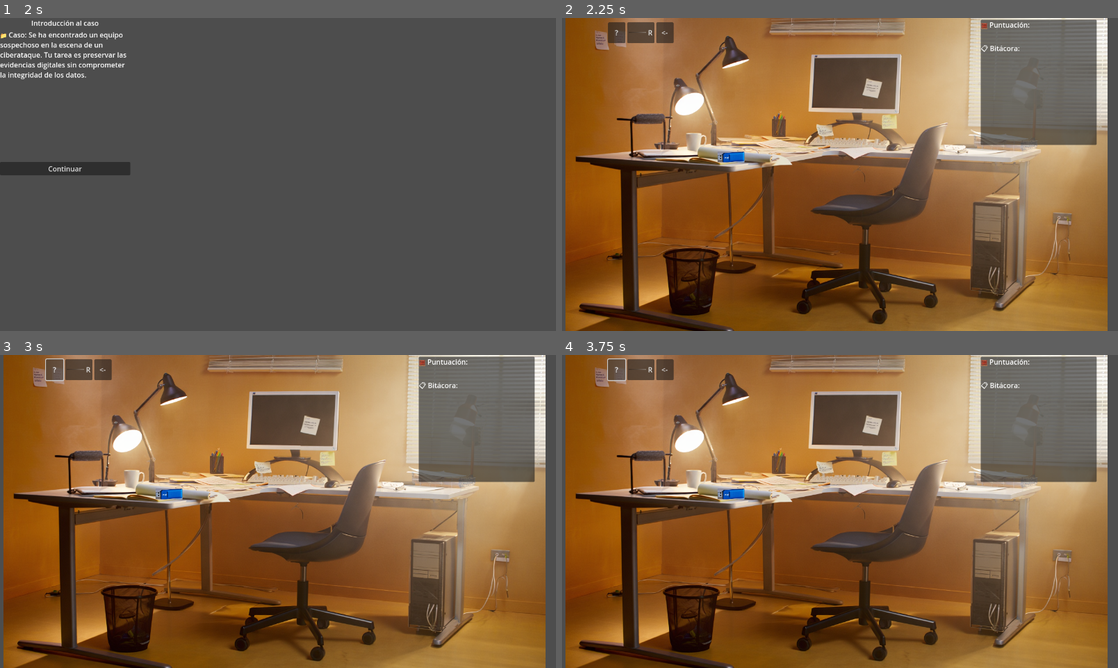
Above: before the commit, frames 1-4 (two rows, left to right).
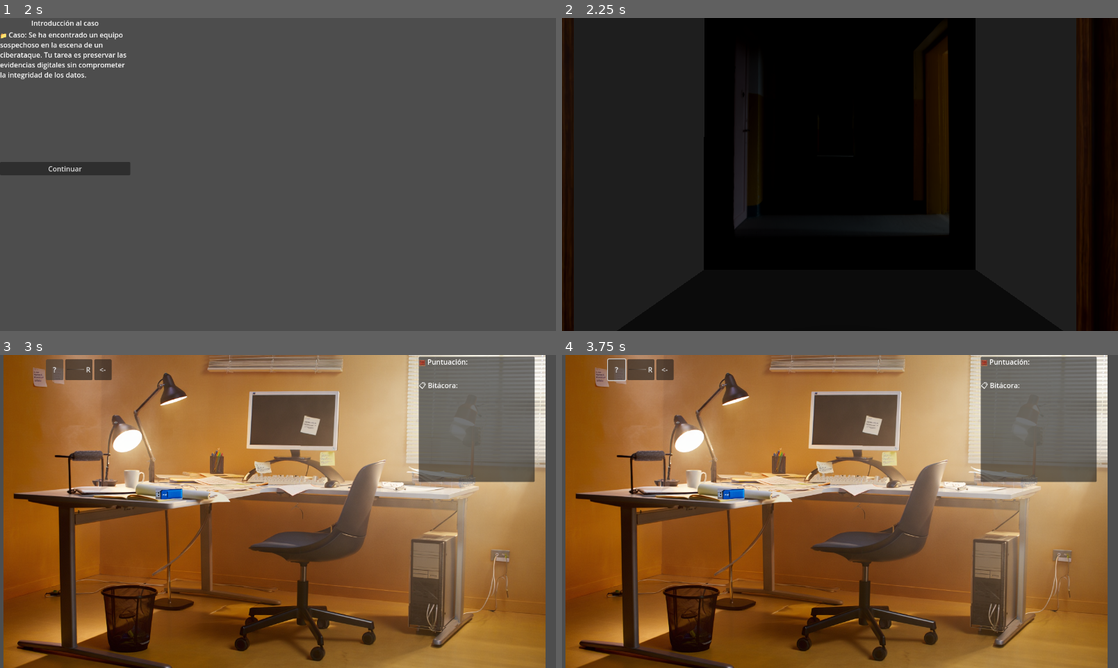
Above: after the commit, the same moments.

Repository: lalibre/Evidentia
Game: Godot game, scene res://Scenes/start_scene.tscn
The game is run twice, just before and just after one commit, with the same random seed, the same clock (stepped at 60 frames per second) and the same inputs.
Inputs (mouse positions are in pixels of both pictures, inside the frame that each line leads up to):
- Up to frame 1 (2 s): click (55, 58) at 0.52 s; type "Alex" at 0.6 s; click "Iniciar Juego" at 1.25 s
- Up to frame 2 (2.25 s): click "Continuar" at 2 s
- Up to frame 3 (3 s): click (55, 370) at 2.75 s, where only the run before the commit has a clickable "?"
- Up to frame 4 (3.75 s): click "?" at 3.5 s

Frame 1 is identical in both runs. In frame 2, 99% of the frame differs, in the area x 0-100%, y 0-100%; in frame 3, less than 0.1%; in frame 4, nothing differs.

Commit message:
Selector 3D
Escena 3D con selector para diferenciación de caso

Diff:
--- /dev/null
+++ b/Pivot.gd
@@ -0,0 +1,10 @@
+extends Node3D
+
+@export var rotation_speed := 0.005
+var dragging := false
+
+func _unhandled_input(event):
+	if event is InputEventMouseButton and event.button_index == MOUSE_BUTTON_LEFT:
+		dragging = event.pressed
+	elif event is InputEventMouseMotion and dragging:
+		rotation.y -= event.relative.x * rotation_speed
--- /dev/null
+++ b/SceneSelector3D.tscn
@@ -0,0 +1,53 @@
+[gd_scene load_steps=7 format=3 uid="uid://be15bfmrrc8kd"]
+
+[ext_resource type="Script" uid="uid://bl5sp3rea3seq" path="res://rotador_camara.gd" id="1_ha6jo"]
+[ext_resource type="Texture2D" uid="uid://72ogcbryej04" path="res://assets/background_selector.png" id="1_nsrcf"]
+[ext_resource type="Script" uid="uid://nsvr8yoresgk" path="res://scene_selector_3d.gd" id="1_xct72"]
+
+[sub_resource type="StandardMaterial3D" id="StandardMaterial3D_ha6jo"]
+albedo_texture = ExtResource("1_nsrcf")
+
+[sub_resource type="PlaneMesh" id="PlaneMesh_xct72"]
+
+[sub_resource type="BoxShape3D" id="BoxShape3D_j31k0"]
+size = Vector3(0.224869, 0.411194, 1)
+
+[node name="SceneSelector3D" type="Node3D"]
+script = ExtResource("1_xct72")
+
+[node name="Pivot" type="Node3D" parent="."]
+script = ExtResource("1_ha6jo")
+
+[node name="Camera3D" type="Camera3D" parent="Pivot"]
+transform = Transform3D(1, 0, 0, 0, 1, 0, 0, 0, 1, 0, 0, 1.5)
+current = true
+
+[node name="DirectionalLight3D" type="DirectionalLight3D" parent="."]
+
+[node name="Floor" type="MeshInstance3D" parent="."]
+transform = Transform3D(1, 0, 0, 0, 1, 0, 0, 0, 1, -0.0316116, 0, 0.000219941)
+material_override = SubResource("StandardMaterial3D_ha6jo")
+mesh = SubResource("PlaneMesh_xct72")
+
+[node name="DoorLeft" type="Node3D" parent="."]
+metadata/_edit_group_ = true
+
+[node name="StaticBody3D" type="StaticBody3D" parent="DoorLeft"]
+transform = Transform3D(0.999706, 0, -0.0242577, 0, 1, 0, 0.0242577, 0, 0.999706, 0, 0, 0)
+
+[node name="CollisionShape3D" type="CollisionShape3D" parent="DoorLeft/StaticBody3D"]
+transform = Transform3D(1, 0, 3.35276e-08, 0, 0.999826, 0.018639, -5.02914e-08, -0.018639, 0.999831, -0.172343, 0.00165125, 0.000459969)
+shape = SubResource("BoxShape3D_j31k0")
+
+[node name="Visual" type="MeshInstance3D" parent="DoorLeft"]
+
+[node name="DoorRight" type="Node3D" parent="."]
+metadata/_edit_group_ = true
+
+[node name="StaticBody3D" type="StaticBody3D" parent="DoorRight"]
+
+[node name="CollisionShape3D" type="CollisionShape3D" parent="DoorRight/StaticBody3D"]
+transform = Transform3D(1, 0, 0, 0, 0.999826, 0.018639, 0, -0.018639, 0.999826, 0.455625, -0.0961296, 0.0129164)
+shape = SubResource("BoxShape3D_j31k0")
+
+[node name="Visual" type="MeshInstance3D" parent="DoorRight"]
--- a/Scenes/GameScene_ComputerOff.tscn
+++ b/Scenes/GameScene_ComputerOff.tscn
@@ -1,6 +1,7 @@
-[gd_scene load_steps=16 format=3 uid="uid://bvijaj7p3u78f"]
+[gd_scene load_steps=17 format=3 uid="uid://bvijaj7p3u78f"]
 
 [ext_resource type="Texture2D" uid="uid://c5nkojvlegd80" path="res://assets/bg_computer_on.png" id="1_8rk4y"]
+[ext_resource type="Script" uid="uid://cbof3f5n81jqy" path="res://Scenes/game_scene_base.gd" id="1_fuvdj"]
 [ext_resource type="Script" uid="uid://8agdvscwih2x" path="res://scripts/evidencias/evidence_cpu.gd" id="2_el77p"]
 [ext_resource type="Texture2D" uid="uid://dg7m7plas2yx6" path="res://assets/cpu.png" id="3_5tv8x"]
 [ext_resource type="Script" uid="uid://d1ejug71y114r" path="res://scripts/evidencias/evidence_usb.gd" id="3_fubrg"]
@@ -32,6 +33,7 @@
 layout_mode = 3
 anchors_preset = 0
 mouse_filter = 2
+script = ExtResource("1_fuvdj")
 
 [node name="Background" type="TextureRect" parent="."]
 layout_mode = 0
--- /dev/null
+++ b/Scenes/SceneSelector3D.gd
@@ -0,0 +1,11 @@
+extends Node3D
+
+
+# Called when the node enters the scene tree for the first time.
+func _ready() -> void:
+	pass # Replace with function body.
+
+
+# Called every frame. 'delta' is the elapsed time since the previous frame.
+func _process(delta: float) -> void:
+	pass
--- /dev/null
+++ b/Scenes/game_scene_base.gd
@@ -0,0 +1,11 @@
+extends Control
+
+@export var cpu_encendida := false  # editable desde código
+
+func _ready():
+	if cpu_encendida:
+		print("💡 CPU encendida")
+		# Cambia imagen o muestra elementos que representan CPU ON
+	else:
+		print("💤 CPU apagada")
+		# Cambia imagen o desactiva elementos
--- /dev/null
+++ b/Scenes/scene_selector_3d.gd
@@ -0,0 +1,19 @@
+extends Node3D
+
+func _ready():
+	$Door1_Area.input_event.connect(_on_door_1_clicked)
+	$Door2_Area.input_event.connect(_on_door_2_clicked)
+
+func _on_door_1_clicked(camera, event, click_position, normal, shape_idx):
+	if event is InputEventMouseButton and event.pressed:
+		_start_case_intro(false)
+
+func _on_door_2_clicked(camera, event, click_position, normal, shape_idx):
+	if event is InputEventMouseButton and event.pressed:
+		_start_case_intro(true)
+
+func _start_case_intro(cpu_on: bool):
+	var intro_scene = preload("res://Scenes/CaseIntroScene.tscn").instantiate()
+	intro_scene.cpu_encendida = cpu_on
+	get_tree().root.add_child(intro_scene)
+	self.queue_free()
--- /dev/null
+++ b/Scenes/scene_selector_3d.tscn
@@ -0,0 +1,40 @@
+[gd_scene load_steps=5 format=3 uid="uid://wewypsorwvlq"]
+
+[ext_resource type="Texture2D" uid="uid://72ogcbryej04" path="res://assets/background_selector.png" id="1_bwtho"]
+[ext_resource type="Script" uid="uid://cese2cbgg11qc" path="res://Scenes/scene_selector_3d.gd" id="1_xq213"]
+
+[sub_resource type="PlaneMesh" id="PlaneMesh_57xrw"]
+
+[sub_resource type="StandardMaterial3D" id="StandardMaterial3D_xq213"]
+albedo_texture = ExtResource("1_bwtho")
+
+[node name="SceneSelector3D" type="Node3D"]
+script = ExtResource("1_xq213")
+
+[node name="Node3D" type="Node3D" parent="."]
+
+[node name="Camera3D" type="Camera3D" parent="."]
+transform = Transform3D(3, 0, 0, 0, 3, 0, 0, 0, 3, 0, 0, 5)
+
+[node name="MeshInstance3D" type="MeshInstance3D" parent="."]
+transform = Transform3D(2, 0, 0, 0, -8.74228e-08, -2, 0, 2, -8.74228e-08, 0, 0, 3.72369)
+mesh = SubResource("PlaneMesh_57xrw")
+surface_material_override/0 = SubResource("StandardMaterial3D_xq213")
+
+[node name="DirectionalLight3D" type="DirectionalLight3D" parent="."]
+
+[node name="BackgroundPlane" type="MeshInstance3D" parent="."]
+
+[node name="WorldEnvironment" type="WorldEnvironment" parent="."]
+
+[node name="Door1_Area" type="Area3D" parent="."]
+
+[node name="CollisionShape3D" type="CollisionShape3D" parent="Door1_Area"]
+
+[node name="Marker3D" type="Marker3D" parent="Door1_Area"]
+
+[node name="Door2_Area" type="Area3D" parent="."]
+
+[node name="CollisionShape3D" type="CollisionShape3D" parent="Door2_Area"]
+
+[node name="Marker3D" type="Marker3D" parent="Door2_Area"]
--- /dev/null
+++ b/area_3d_puerta1.gd
@@ -0,0 +1,13 @@
+extends Area3D
+
+func _ready():
+	Input.set_mouse_mode(Input.MOUSE_MODE_VISIBLE)
+
+func _input_event(camera: Camera3D, event: InputEvent, click_position: Vector3, click_normal: Vector3, shape_idx: int) -> void:
+	if event is InputEventMouseButton and event.pressed and event.button_index == MOUSE_BUTTON_LEFT:
+		print("Puerta clickeada, cargando escena...")
+		get_tree().change_scene_to_packed(preload("res://Scenes/GameScene_ComputerOff.tscn"))
+
+
+func input_event(camera: Node, event: InputEvent, event_position: Vector3, normal: Vector3, shape_idx: int) -> void:
+	pass # Replace with function body.
--- /dev/null
+++ b/area_3d_puerta2.gd
@@ -0,0 +1,13 @@
+extends Area3D
+
+func _ready():
+	Input.set_mouse_mode(Input.MOUSE_MODE_VISIBLE)
+
+func _input_event(camera: Camera3D, event: InputEvent, click_position: Vector3, click_normal: Vector3, shape_idx: int) -> void:
+	if event is InputEventMouseButton and event.pressed and event.button_index == MOUSE_BUTTON_LEFT:
+		print("Puerta clickeada, cargando escena...")
+		get_tree().change_scene_to_packed(preload("res://Scenes/GameScene_ComputerOn.tscn"))
+
+
+func input_event(camera: Node, event: InputEvent, event_position: Vector3, normal: Vector3, shape_idx: int) -> void:
+	pass # Replace with function body.
--- /dev/null
+++ b/camera_rig.gd
@@ -0,0 +1,36 @@
+extends Node3D
+
+# Sensibilidad rotación y límites de zoom
+var h_sensibilidad := 0.005
+var min_dist := 2.0
+var max_dist := 10.0
+var rotation_y := 0.0
+var rotation_speed := 0.005
+# Distancia actual cámara al nodo padre
+var distancia := 5.0
+
+func _ready():
+	Input.set_mouse_mode(Input.MOUSE_MODE_CAPTURED)
+	Input.set_mouse_mode(Input.MOUSE_MODE_VISIBLE)
+	actualizar_posicion()
+
+func _input(event):
+	if event is InputEventMouseMotion and Input.is_mouse_button_pressed(MOUSE_BUTTON_LEFT):
+		rotation_y -= event.relative.x * rotation_speed
+		# Limitar la rotación entre -90 y 90 grados (en radianes)
+		rotation_y = clamp(rotation_y, deg_to_rad(-90), deg_to_rad(90))
+		rotation.y = rotation_y
+
+	if event is InputEventMouseButton:
+		if event.button_index == MOUSE_BUTTON_WHEEL_UP:
+			distancia = max(min_dist, distancia - 0.5)
+			actualizar_posicion()
+		elif event.button_index == MOUSE_BUTTON_WHEEL_DOWN:
+			distancia = min(max_dist, distancia + 0.5)
+			actualizar_posicion()
+
+
+func actualizar_posicion():
+	# Mueve la cámara adelante/atrás en Z
+	var cam = $Camera3D
+	cam.position = Vector3(0, 7, distancia)
--- /dev/null
+++ b/node_3d.gd
@@ -0,0 +1,14 @@
+extends Node3D
+
+func _input(event):
+	pass
+	#print(event)
+
+
+func _ready():
+	Input.set_mouse_mode(Input.MOUSE_MODE_VISIBLE)
+	#Input.set_mouse_mode(Input.MOUSE_MODE_CAPTURED)
+
+
+func input_event(camera: Node, event: InputEvent, event_position: Vector3, normal: Vector3, shape_idx: int) -> void:
+	pass # Replace with function body.
--- /dev/null
+++ b/rotador_camara.gd
@@ -0,0 +1,26 @@
+extends Node3D
+
+var h_sensibilidad := 0.005
+var v_sensibilidad := 0.005
+var rotando := false
+
+@onready var camara = $Camera3D  # Ajusta si tu cámara tiene otro nombre
+
+func _input(event):
+	print("Has presionado el botón izquierdo")
+	# Detectar si presionas botón izquierdo
+	if event is InputEventMouseButton:
+		if event.button_index == MOUSE_BUTTON_LEFT:
+			rotando = event.pressed
+
+	# Si mueves el mouse y estamos rotando
+	if event is InputEventMouseMotion and rotando:
+		# Rotar en eje Y (horizontal)
+		rotate_y(-event.relative.x * h_sensibilidad)
+
+		# Rotar cámara en eje X (vertical)
+		camara.rotate_x(-event.relative.y * v_sensibilidad)
+
+		# Limitar inclinación vertical (opcional)
+		var rot_x = clamp(camara.rotation.x, deg_to_rad(-60), deg_to_rad(60))
+		camara.rotation.x = rot_x
--- /dev/null
+++ b/scene_selector.tscn
@@ -0,0 +1,122 @@
+[gd_scene load_steps=20 format=3 uid="uid://yhwudbbhjkmq"]
+
+[ext_resource type="Script" uid="uid://c58d58otptrx5" path="res://node_3d.gd" id="1_r0pvw"]
+[ext_resource type="Script" uid="uid://0kify7hjiptj" path="res://camera_rig.gd" id="2_biqbe"]
+[ext_resource type="Texture2D" uid="uid://c1wa5j287faau" path="res://assets/puerta1.png" id="3_l7t1d"]
+[ext_resource type="Script" uid="uid://da6820pklws6u" path="res://area_3d_puerta1.gd" id="4_cr4p5"]
+[ext_resource type="Script" uid="uid://cqutsyxpb3aeg" path="res://area_3d_puerta2.gd" id="5_ufvg2"]
+[ext_resource type="Texture2D" uid="uid://d73kgwg4dwi1" path="res://assets/e08e7209-6272-4627-b353-63350996b700.png" id="6_2ume0"]
+
+[sub_resource type="StandardMaterial3D" id="StandardMaterial3D_i5arm"]
+albedo_color = Color(0.171637, 0.171637, 0.171637, 1)
+
+[sub_resource type="PlaneMesh" id="PlaneMesh_a202f"]
+
+[sub_resource type="ShaderMaterial" id="ShaderMaterial_noarx"]
+
+[sub_resource type="PlaneMesh" id="PlaneMesh_a0tk4"]
+
+[sub_resource type="StandardMaterial3D" id="StandardMaterial3D_r3fl7"]
+albedo_texture = ExtResource("3_l7t1d")
+
+[sub_resource type="BoxShape3D" id="BoxShape3D_a202f"]
+size = Vector3(6.39234, 2.21815, 16.756)
+
+[sub_resource type="PlaneMesh" id="PlaneMesh_noarx"]
+
+[sub_resource type="StandardMaterial3D" id="StandardMaterial3D_a0tk4"]
+albedo_texture = ExtResource("3_l7t1d")
+
+[sub_resource type="BoxShape3D" id="BoxShape3D_noarx"]
+size = Vector3(1.40332, 16.746, 7.2666)
+
+[sub_resource type="StandardMaterial3D" id="StandardMaterial3D_wc5p8"]
+albedo_color = Color(0.453232, 0.453232, 0.453232, 1)
+
+[sub_resource type="StandardMaterial3D" id="StandardMaterial3D_jsk3o"]
+albedo_color = Color(0.454902, 0.454902, 0.454902, 1)
+
+[sub_resource type="StandardMaterial3D" id="StandardMaterial3D_jka67"]
+albedo_texture = ExtResource("6_2ume0")
+
+[sub_resource type="Environment" id="Environment_a202f"]
+ambient_light_color = Color(0.00392157, 0.00392157, 0.00392157, 1)
+ambient_light_energy = 0.1
+
+[node name="SceneSelector3D" type="Node3D"]
+script = ExtResource("1_r0pvw")
+
+[node name="CameraRig" type="Node3D" parent="."]
+script = ExtResource("2_biqbe")
+
+[node name="Camera3D" type="Camera3D" parent="CameraRig"]
+transform = Transform3D(1, 0, 0, 0, 1, 0, 0, 0, 1, 0, 5, 16)
+
+[node name="DirectionalLight3D" type="DirectionalLight3D" parent="."]
+transform = Transform3D(1, 0, 0, 0, -0.459704, 0.888072, 0, -0.888072, -0.459704, -0.600525, 23.4444, 2.35065)
+light_color = Color(0.262932, 0.262932, 0.262932, 1)
+shadow_enabled = true
+
+[node name="Pasillo" type="MeshInstance3D" parent="."]
+transform = Transform3D(10, 0, 0, 0, 1, 0, 0, 0, 10, 0, 0, 0)
+material_override = SubResource("StandardMaterial3D_i5arm")
+mesh = SubResource("PlaneMesh_a202f")
+surface_material_override/0 = SubResource("ShaderMaterial_noarx")
+
+[node name="Puerta1" type="Node3D" parent="."]
+
+[node name="MeshInstance3D" type="MeshInstance3D" parent="Puerta1"]
+transform = Transform3D(0.000684836, 5.8745, -0.00505983, 0.00035178, -0.0036615, -8.1184, -2.81335, 0.00142952, -0.00101639, -9.689, 8, 0.392212)
+mesh = SubResource("PlaneMesh_a0tk4")
+skeleton = NodePath("../..")
+surface_material_override/0 = SubResource("StandardMaterial3D_r3fl7")
+
+[node name="Area3D" type="Area3D" parent="Puerta1"]
+transform = Transform3D(-0.0317248, 0.999497, -4.36894e-08, -9.99201e-16, -4.37114e-08, -1, -0.999497, -0.0317248, 1.38674e-09, -77.8476, 8.82501, -13.9161)
+script = ExtResource("4_cr4p5")
+
+[node name="CollisionShape3D" type="CollisionShape3D" parent="Puerta1/Area3D"]
+transform = Transform3D(1, -7.45058e-09, -4.44089e-16, 7.45058e-09, 1, 1.00024e-14, -3.33067e-16, -1.13382e-14, 1, -15.369, 67.432, 0)
+shape = SubResource("BoxShape3D_a202f")
+debug_color = Color(0.345748, 0.57777, 0.625916, 0.42)
+
+[node name="Puerta2" type="Node3D" parent="."]
+
+[node name="MeshInstance3D" type="MeshInstance3D" parent="Puerta2"]
+transform = Transform3D(-1.489e-07, -1, 3.48647e-07, 0, -4.37114e-08, -7.97612, 3.40644, -4.37114e-08, 1.52399e-14, 9.976, 8, -0.192045)
+mesh = SubResource("PlaneMesh_noarx")
+skeleton = NodePath("../..")
+surface_material_override/0 = SubResource("StandardMaterial3D_a0tk4")
+
+[node name="Area3D" type="Area3D" parent="Puerta2"]
+script = ExtResource("5_ufvg2")
+
+[node name="CollisionShape3D" type="CollisionShape3D" parent="Puerta2/Area3D"]
+transform = Transform3D(1, 0, 0, 0, 1, 0, 0, 0, 1, 10, 7.96167, -0.541534)
+shape = SubResource("BoxShape3D_noarx")
+
+[node name="ParedIzq" type="MeshInstance3D" parent="."]
+transform = Transform3D(-4.37114e-07, 1, 4.37114e-07, 0.0553266, -4.34689e-08, 9.99984, 9.99985, 4.39526e-08, -0.0553266, -10, 10, 0)
+material_override = SubResource("StandardMaterial3D_wc5p8")
+gi_lightmap_texel_scale = 0.223
+mesh = SubResource("PlaneMesh_a202f")
+skeleton = NodePath("../Pasillo")
+surface_material_override/0 = SubResource("ShaderMaterial_noarx")
+
+[node name="ParedDer" type="MeshInstance3D" parent="."]
+transform = Transform3D(-4.37114e-07, -1, -4.37114e-07, 0, -4.37114e-08, 10, -10, 4.37114e-08, 1.91069e-14, 10, 10.0002, 0)
+mesh = SubResource("PlaneMesh_a202f")
+skeleton = NodePath("../Pasillo")
+surface_material_override/0 = SubResource("StandardMaterial3D_jsk3o")
+
+[node name="Fondo" type="MeshInstance3D" parent="."]
+transform = Transform3D(10.942, -8.7695e-22, 3.72156e-29, 0, -4.5897e-07, -10.194, 9.13865e-22, 10.5, -4.45594e-07, 0, 10, -10)
+mesh = SubResource("PlaneMesh_a202f")
+skeleton = NodePath("../Pasillo")
+surface_material_override/0 = SubResource("StandardMaterial3D_jka67")
+
+[node name="WorldEnvironment" type="WorldEnvironment" parent="."]
+environment = SubResource("Environment_a202f")
+
+[connection signal="input_event" from="Puerta1/Area3D" to="Puerta1/Area3D" method="input_event"]
+[connection signal="input_event" from="Puerta2/Area3D" to="." method="input_event"]
--- /dev/null
+++ b/scene_selector_3d.gd
@@ -0,0 +1,102 @@
+extends Node3D
+
+@onready var pivot: Node3D = $Pivot
+@onready var cam: Camera3D = $Pivot/Camera3D
+
+@export var h_sensibilidad := 0.005
+@export var v_sensibilidad := 0.005
+
+@export var highlight_color := Color(1, 0.8, 0.2, 1)
+var previous_visual: MeshInstance3D = null
+var previous_original_modulate := Color(1,1,1,1)
+
+var rotando := false
+
+func _ready():
+	Input.set_mouse_mode(Input.MOUSE_MODE_VISIBLE)
+
+# Rotación con mouse
+func _unhandled_input(event):
+	if event is InputEventMouseButton:
+		if event.button_index == MOUSE_BUTTON_LEFT:
+			rotando = event.pressed
+	elif event is InputEventMouseMotion and rotando:
+		pivot.rotate_y(-event.relative.x * h_sensibilidad)
+		cam.rotate_x(-event.relative.y * v_sensibilidad)
+		var rot_x_deg = clamp(rad_to_deg(cam.rotation.x), -60, 60)
+		cam.rotation.x = deg_to_rad(rot_x_deg)
+
+func _process(delta):
+	_actualizar_hover()
+
+func _input(event):
+	if event is InputEventMouseButton and event.button_index == MOUSE_BUTTON_LEFT and event.pressed:
+		_on_click()
+
+# Hover por raycast
+func _actualizar_hover():
+	var mouse_pos: Vector2 = get_viewport().get_mouse_position()
+	var from = cam.project_ray_origin(mouse_pos)
+	var dir = cam.project_ray_normal(mouse_pos)
+	var to = from + dir * 2000.0
+
+	var query = PhysicsRayQueryParameters3D.create(from, to)
+	var result = get_world_3d().direct_space_state.intersect_ray(query)
+
+	if result:
+		var collider = result.get("collider")
+		var door_node = _find_door_node_from_collider(collider)
+		if door_node:
+			_highlight_door(door_node)
+			return
+	_remove_highlight()
+
+func _find_door_node_from_collider(collider: Node) -> Node:
+	var node := collider
+	while node:
+		if node.is_in_group("doors"):
+			return node
+		node = node.get_parent()
+	return null
+
+func _highlight_door(door_node: Node):
+	var visual = door_node.get_node_or_null("Visual")
+	if visual and visual is MeshInstance3D:
+		if previous_visual and previous_visual != visual:
+			previous_visual.modulate = previous_original_modulate
+		previous_original_modulate = visual.modulate
+		visual.modulate = highlight_color
+		previous_visual = visual
+
+func _remove_highlight():
+	if previous_visual:
+		previous_visual.modulate = previous_original_modulate
+		previous_visual = null
+
+# Click en puerta
+func _on_click():
+	var mouse_pos: Vector2 = get_viewport().get_mouse_position()
+	var from = cam.project_ray_origin(mouse_pos)
+	var dir = cam.project_ray_normal(mouse_pos)
+	var to = from + dir * 2000.0
+
+	var query = PhysicsRayQueryParameters3D.create(from, to)
+	var result = get_world_3d().direct_space_state.intersect_ray(query)
+
+	if result:
+		var collider = result.get("collider")
+		var door_node = _find_door_node_from_collider(collider)
+		if door_node:
+			var cpu_on = false
+			var door_name = door_node.name.to_lower()
+			if "on" in door_name or "right" in door_name:
+				cpu_on = true
+			_start_case_intro(cpu_on)
+
+
+func _start_case_intro(cpu_encendida: bool) -> void:
+	var packed = preload("res://Scenes/CaseIntroScene.tscn")
+	var intro = packed.instantiate()
+	intro.set("cpu_encendida", cpu_encendida)
+	get_tree().root.add_child(intro)
+	queue_free()
--- a/scripts/GameManager.gd
+++ b/scripts/GameManager.gd
@@ -8,7 +8,7 @@
 
 func _ready():
 	var scene_root = get_tree().get_root()
-
+	print("scene_root:", scene_root)
 	score_label = scene_root.get_node_or_null("GameScene_ComputerOff/UIX/InfoPanel/VBoxContainer/ScoreLabel")
 	log_panel = scene_root.get_node_or_null("GameScene_ComputerOff/UIX/InfoPanel/VBoxContainer/ScrollContainer/LogPanel")
 
--- a/scripts/case_intro_scene.gd
+++ b/scripts/case_intro_scene.gd
@@ -19,9 +19,10 @@
 		print("🔍 Nodo visible:", node.name, " Tipo:", node)
 
 func _on_continue_button_pressed():
-	var random_scene = [
-		#preload("res://Scenes/GameScene_ComputerOn.tscn"),
-		preload("res://Scenes/GameScene_ComputerOff.tscn")
-	].pick_random()
+	var selector = preload("res://scene_selector.tscn")
+	get_tree().change_scene_to_packed(selector)
 
-	get_tree().change_scene_to_packed(random_scene)
+		#var random_scene = [
+	#	preload("res://Scenes/GameScene_ComputerOn.tscn"),
+	#	preload("res://Scenes/GameScene_ComputerOff.tscn")
+	#].pick_random()
Not shown, added: Pivot.gd.uid
Not shown, added: Scenes/SceneSelector3D.gd.uid
Not shown, added: Scenes/game_scene_base.gd.uid
Not shown, added: Scenes/scene_selector_3d.gd.uid
Not shown, added: area_3d_puerta1.gd.uid
Not shown, added: area_3d_puerta2.gd.uid
Binary file added: assets/9005a7c1-f680-4f68-9fc1-41fc2d71e2cf.png
Not shown, added: assets/9005a7c1-f680-4f68-9fc1-41fc2d71e2cf.png.import
Binary file added: assets/background_selector.png
Not shown, added: assets/background_selector.png.import
Binary file added: assets/e08e7209-6272-4627-b353-63350996b700.png
Not shown, added: assets/e08e7209-6272-4627-b353-63350996b700.png.import
(and 9 more such lines)
